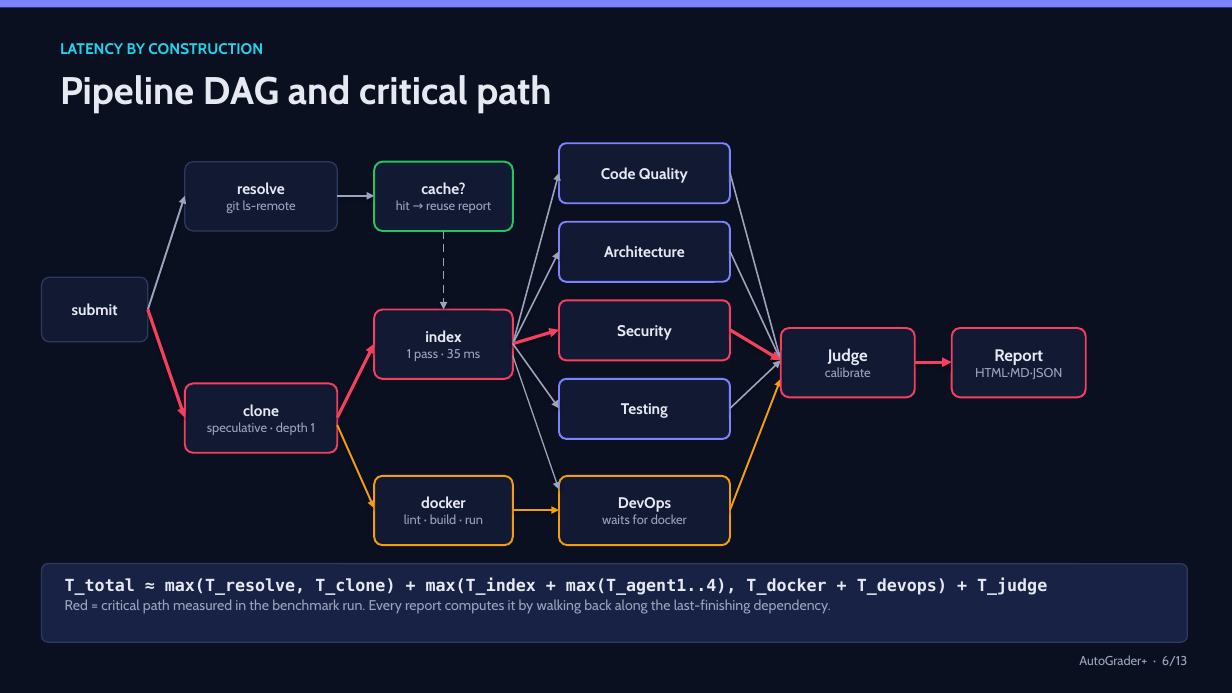
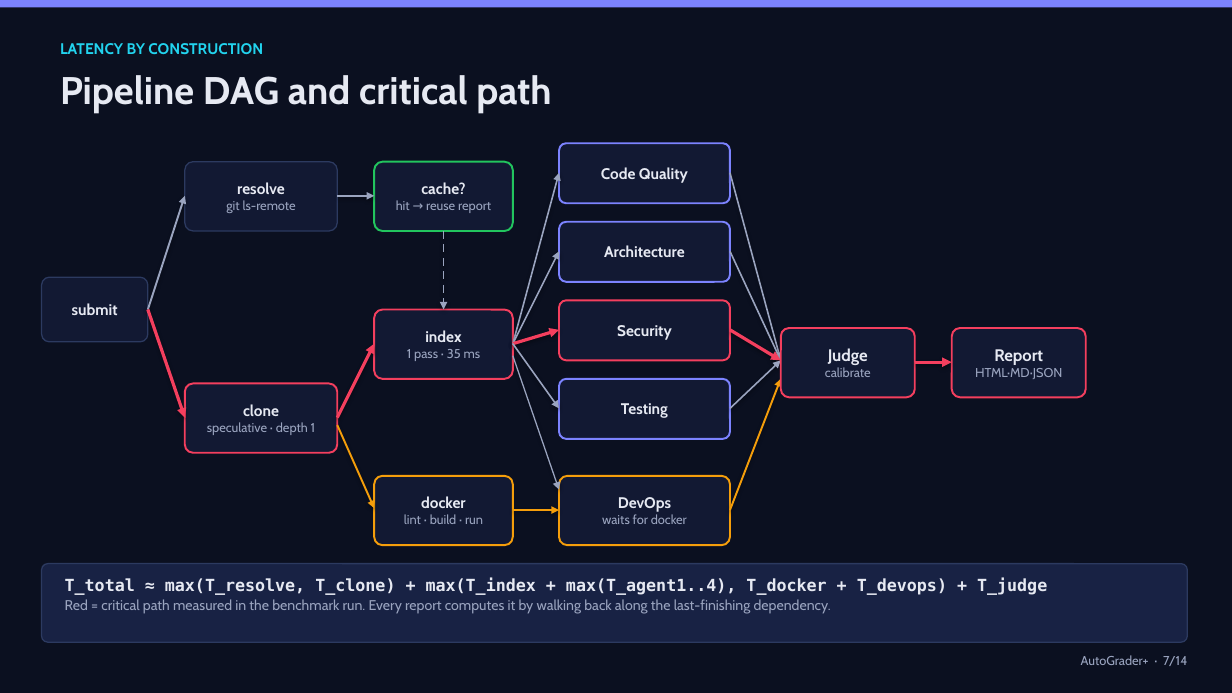
Before and after one commit to roshanraj9136/auto-grader, a slide deck: slide 7 of docs/AutoGrader.pptx (slide 6 before the commit). Drawn at 1232x693 pixels with LibreOffice and Linux fonts; fonts in the diff are those of the drawing. Boxes give left, top, right and bottom in pixels: in the first picture for what was removed or moved away, otherwise in the second. Text is boxed around its words. In the diff, an @@ line names an element or a change of style, - is before the commit and + after.

Commit message:
AutoGrader+ v2: full-stack learning platform
Turn the multi-agent grader into a learning platform for the course:

- Accounts and sessions (scrypt, HttpOnly cookies, CSRF checks, strict CSP)
- Assignments graded with per-assignment rubric weights and briefs
- Student dashboard, submissions, leaderboard (XP), profile
- Instructor overview, assignment management, CSV gradebook, shared-repo flag
- Hands-on labs: frontend editor, SQL playground, load balancer, network, Dockerfile linter
- SQLite by default, PostgreSQL in compose; replica heartbeats reap orphaned jobs
- docker compose: nginx load balancer (sticky / round-robin / least-conn) -> 3 API replicas -> Postgres
- Reports and live streams restricted to the owner, instructors or the API token
- Installable PWA, responsive layout, Windows launcher (scripts/start.ps1)
- Slide deck: group-project title slide, new platform slide, updated architecture

```diff
--- a/docs/AutoGrader.pptx
+++ b/docs/AutoGrader.pptx
@@ text at bbox=[1081, 655, 1187, 666]: text changed @@
-AutoGrader+ · 6/13
+AutoGrader+ · 7/14
```
Also in this commit, not shown: 12 other slides changed, 1 slide added, 39 other files.
